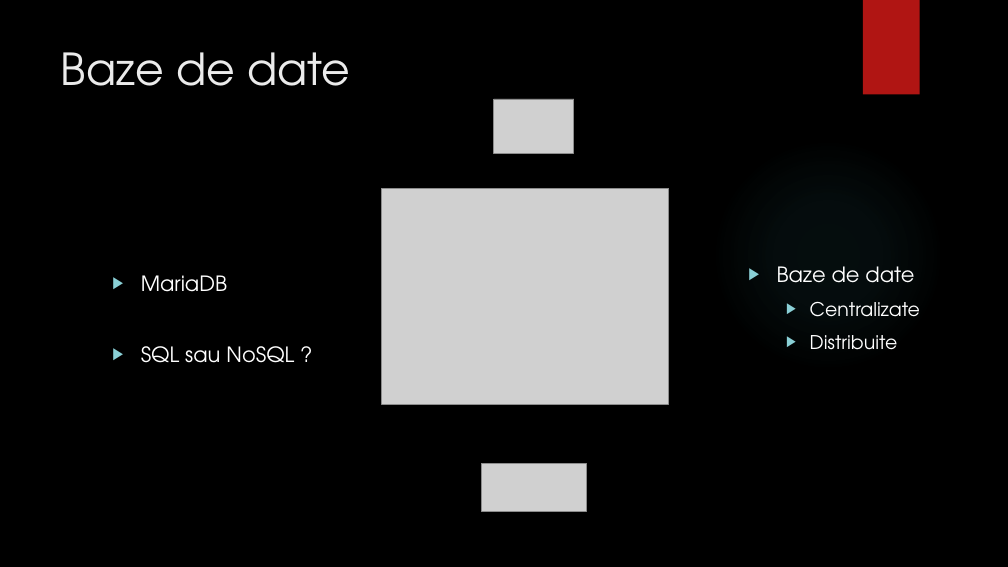
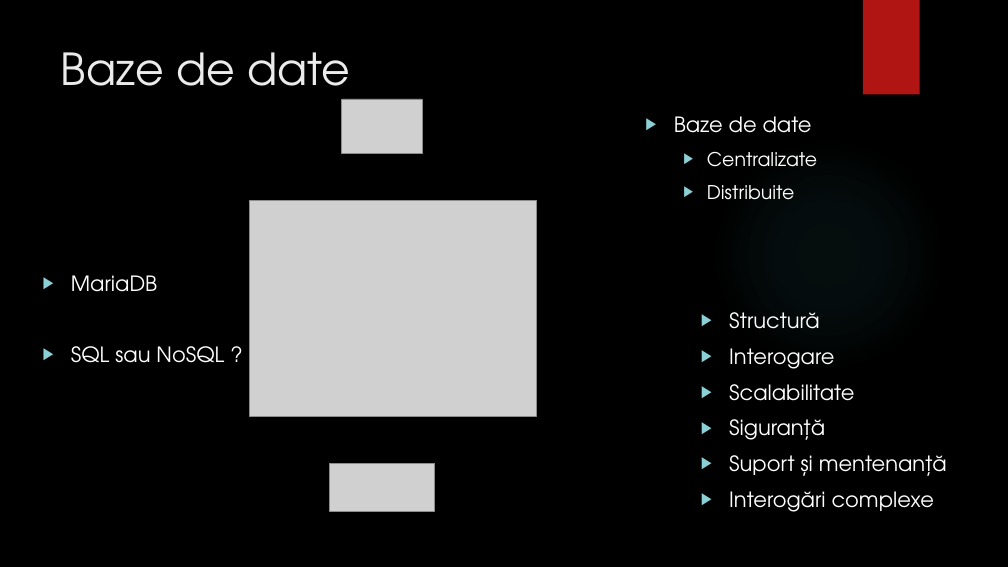
Before and after one commit to bogdanmatra/stoma, a slide deck: slide 4 of documentation/Prezentare_Licenta_Matragociu_Bogdan.pptx. Drawn at 1008x567 pixels with LibreOffice and Linux fonts; fonts in the diff are those of the drawing; grey boxes stand for pictures; background and template pictures are left out. Boxes give left, top, right and bottom in pixels: in the first picture for what was removed or moved away, otherwise in the second. Text is boxed around its words. In the diff, an @@ line names an element or a change of style, - is before the commit and + after.

```diff
--- a/documentation/Prezentare_Licenta_Matragociu_Bogdan.pptx
+++ b/documentation/Prezentare_Licenta_Matragociu_Bogdan.pptx
@@ picture: place and size @@
-picture at box(494, 99, 574, 154)
+picture at box(342, 99, 422, 154)
@@ text "Baze de date": place and size @@
-text "Baze de date" at box(777, 266, 920, 350)
+text "Baze de date" at box(674, 116, 817, 200)
@@ picture: place and size @@
-picture at box(382, 188, 669, 404)
+picture at box(250, 200, 537, 416)
@@ text "MariaDB": place and size @@
-text "MariaDB" at box(141, 275, 294, 363)
+text "MariaDB" at box(71, 275, 224, 363)
@@ text added at box(729, 312, 947, 512), 20 pt, text #FFFFFF @@
+▶ Structură
+▶ Interogare
+▶ Scalabilitate
+▶ Siguranță
+▶ Suport și mentenanță
+▶ Interogări complexe
@@ picture: place and size @@
-picture at box(481, 464, 586, 512)
+picture at box(329, 464, 434, 512)
```
Also in this commit, not shown: 2 other files.
